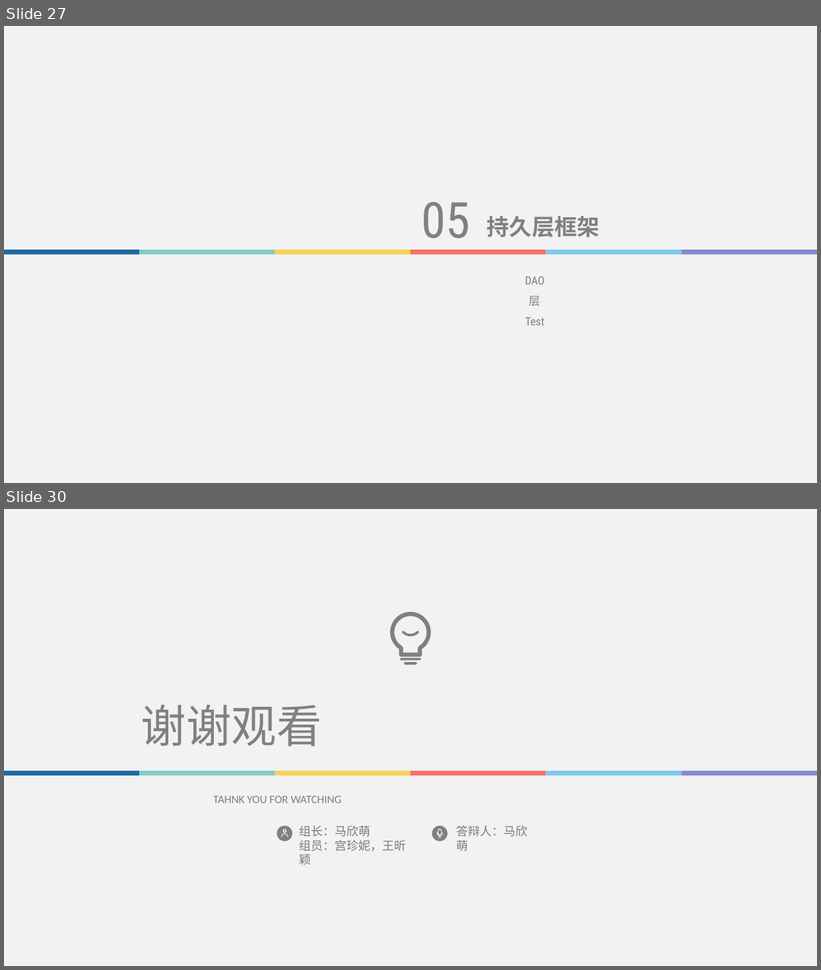
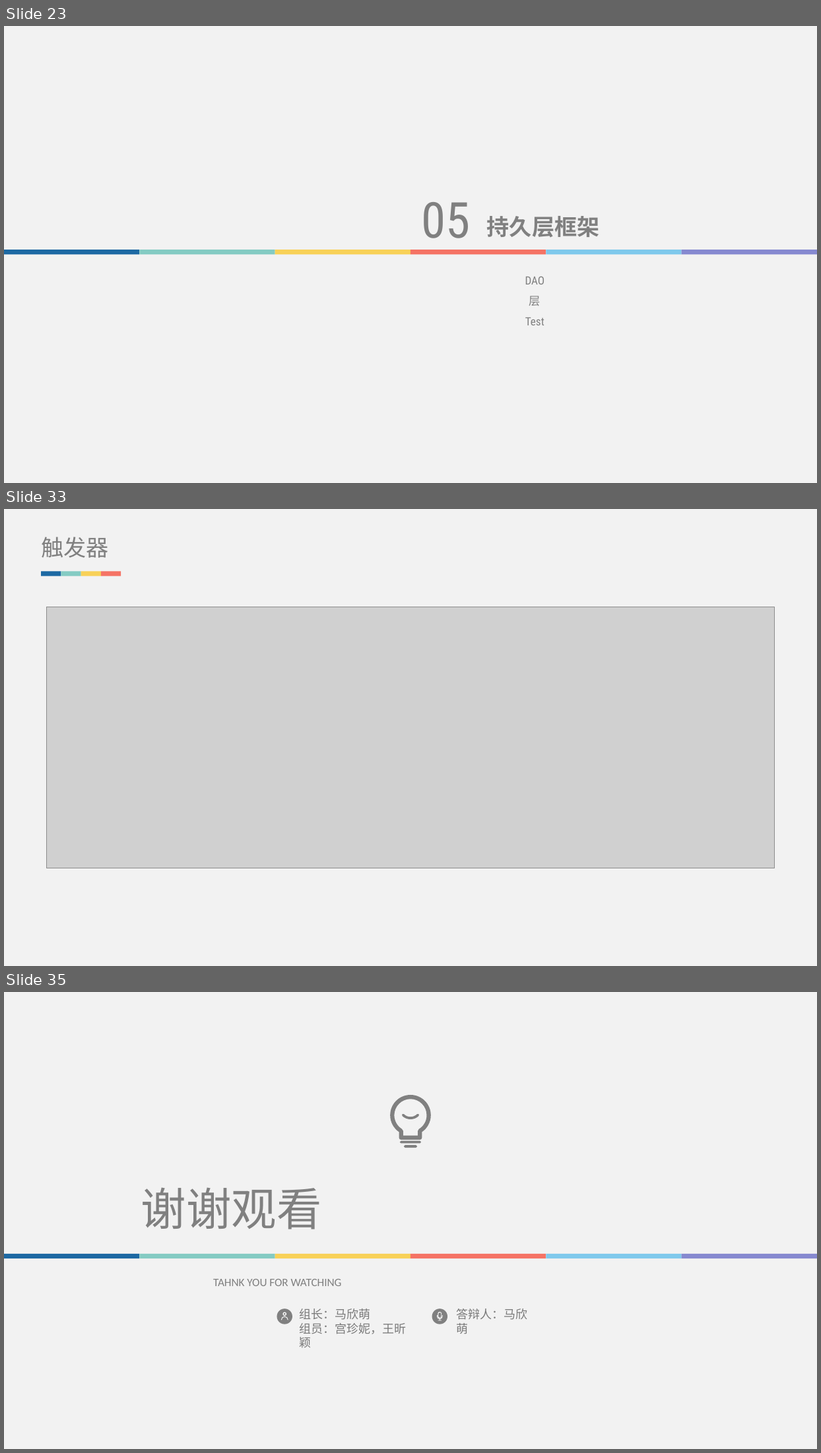
Before and after one commit to Brief-drizzle/database-ks, a slide deck: doc/答辩ppt.pptx. Shown one above the other, each under a label of ours: slides 27 and 30 before the commit, slides 23, 33 and 35 after it; the slides between them are not shown. The pictures are 821x970 and 821x1453 pixels, drawn with LibreOffice and Linux fonts; fonts in the diff are those of the drawing; grey boxes stand for pictures. Boxes give left, top, right and bottom in pixels: in the first picture for what was removed or moved away, otherwise in the second. Text is boxed around its words. In the diff, an @@ line names an element or a change of style, - is before the commit and + after.

```diff
--- a/doc/答辩ppt.pptx
+++ b/doc/答辩ppt.pptx
@@ slide 33 added at (4,509,817,966), background #F2F2F2 @@
@@ text added at (41,537,108,558), 26.6 pt, text #808080 @@
+触发器
@@ group added at (41,571,121,576): 4 rectangles @@
@@ picture added at (47,607,774,868) @@
@@ what was slide 27 is now slide 23 @@
@@ what was slide 30 is now slide 35 @@
```
Also in this commit, not shown: 23 slides changed, 4 other slides added, 3 other files.
